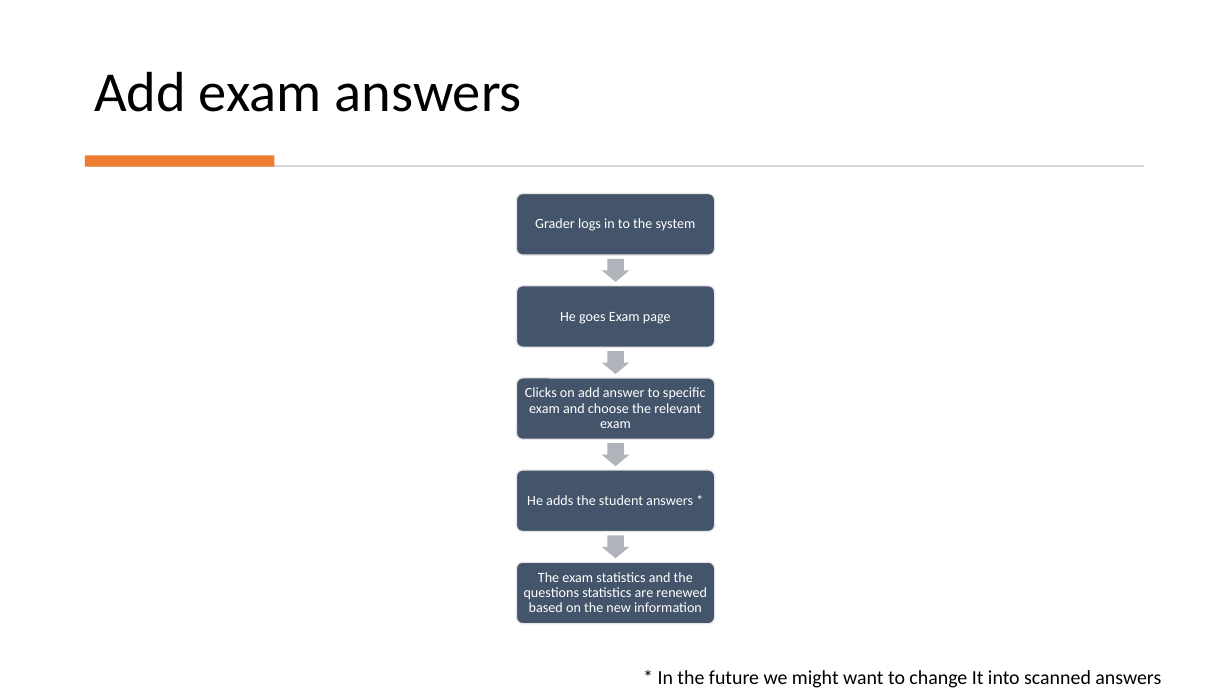
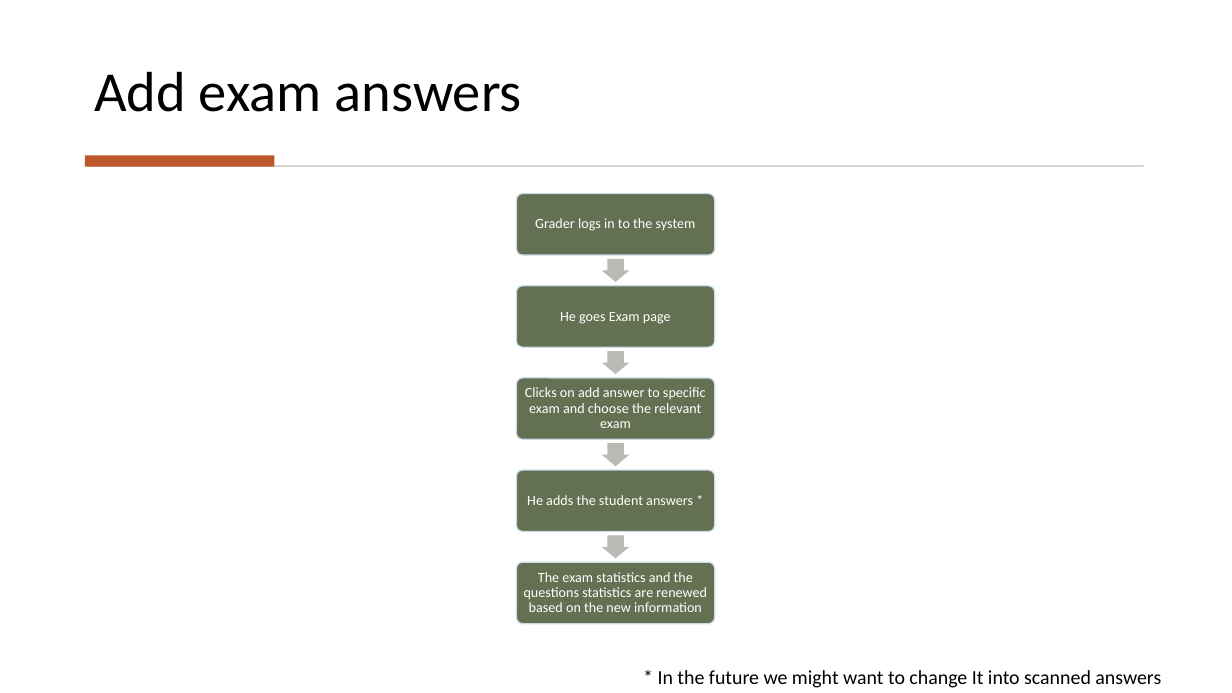
Before and after one commit to RoiTief/Exam-Management-System, a slide deck: slide 10 of docs/Proof of concept presentation.pptx (slide 7 before the commit). Drawn at 1232x693 pixels with LibreOffice and Linux fonts; fonts in the diff are those of the drawing. Boxes give left, top, right and bottom in pixels: in the first picture for what was removed or moved away, otherwise in the second. Text is boxed around its words. In the diff, an @@ line names an element or a change of style, - is before the commit and + after.

```diff
--- a/docs/Proof of concept presentation.pptx
+++ b/docs/Proof of concept presentation.pptx
@@ rectangle at bbox=[85, 155, 274, 166]: fill #ED7D31 to #BD582C @@
@@ fill #44546A to #637052; outline #E7E6E6 1 pt to #CCDDEA 1 pt in 5 elements at bbox=[517, 194, 715, 255], bbox=[517, 286, 715, 347], bbox=[517, 378, 715, 439], bbox=[517, 470, 715, 531], bbox=[517, 562, 715, 623] @@
```
Also in this commit, not shown: 10 other slides changed, 7 slides added.
